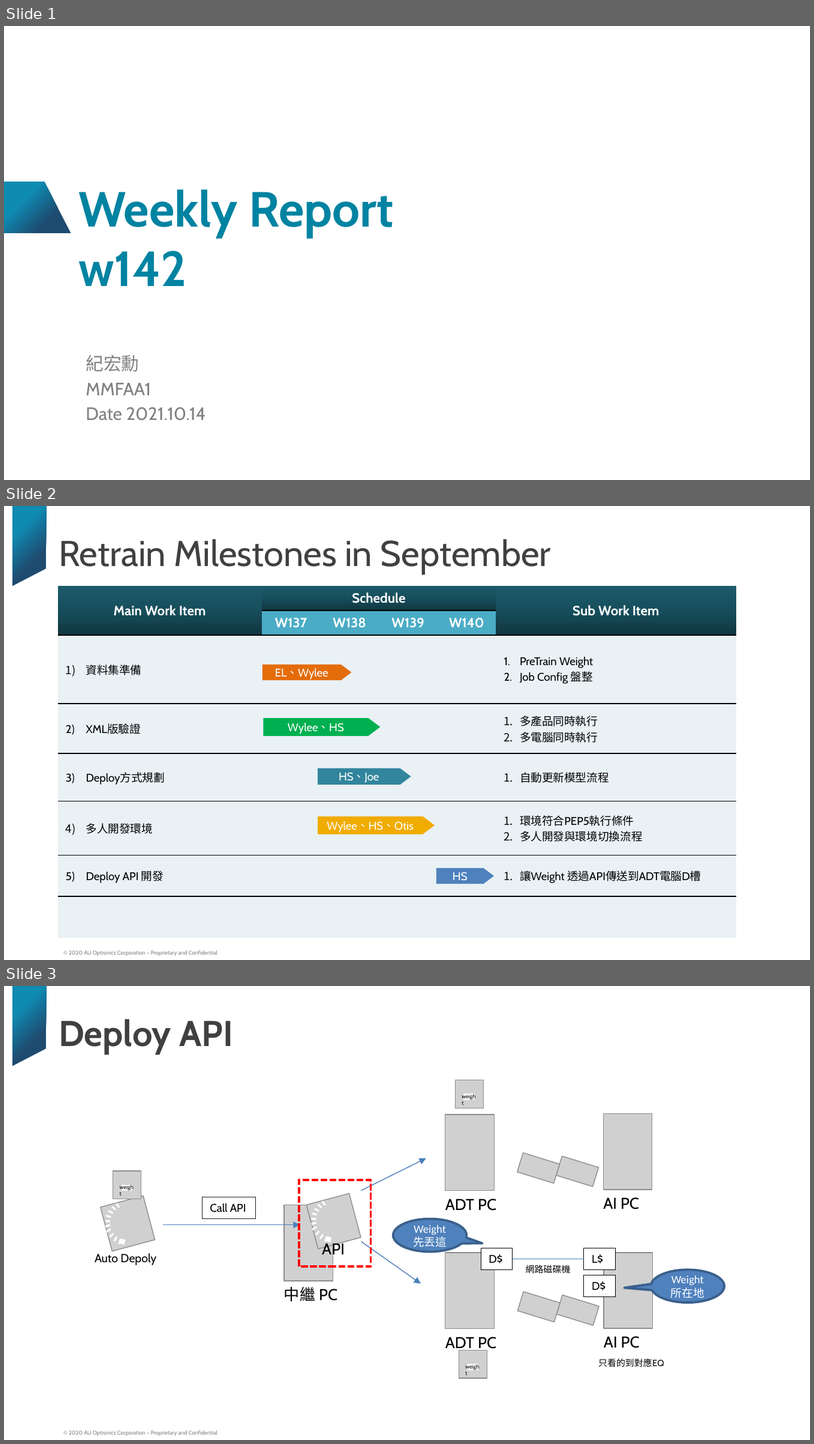
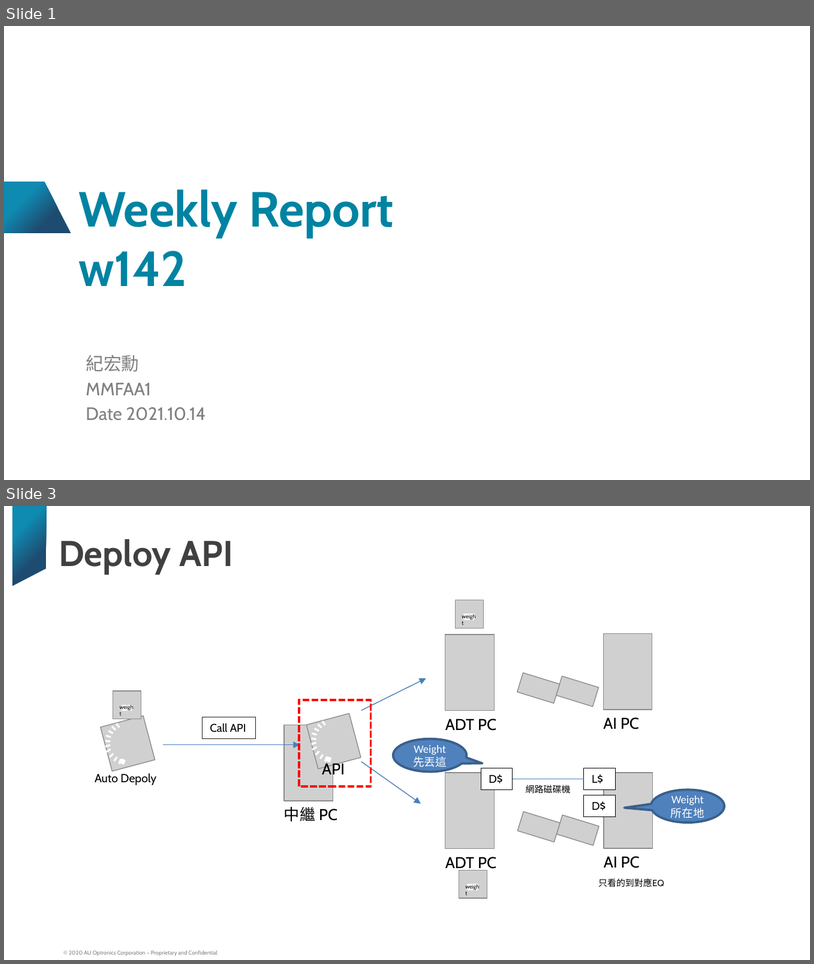
Before and after one commit to HongsyunJi/transferfile, a slide deck: HongsyunJi_weekly_report_w142.pptx. Shown one above the other, each under a label of ours: slides 1, 2 and 3 before the commit, slides 1 and 3 after it; the slides between them are not shown. The pictures are 814x1444 and 814x964 pixels, drawn with LibreOffice and Linux fonts; fonts in the diff are those of the drawing; grey boxes stand for pictures; background and template pictures are left out. Boxes give left, top, right and bottom in pixels: in the first picture for what was removed or moved away, otherwise in the second. Text is boxed around its words. In the diff, an @@ line names an element or a change of style, - is before the commit and + after.

```diff
--- a/HongsyunJi_weekly_report_w142.pptx
+++ b/HongsyunJi_weekly_report_w142.pptx
@@ slide 2 removed at (4, 506, 810, 960), background #FFFFFF; not listed: 2 template elements that a slide beside it also shows @@
@@ title removed at (59, 539, 551, 574) @@
-Retrain Milestones in September
@@ table removed at (58, 586, 738, 937), 8 rows, 6 columns @@
-Main Work Item | Schedule |  |  |  | Sub Work Item
- | W137 | W138 | W139 | W140 | 
-資料集準備 |  |  |  |  | PreTrain Weight / Job Config 盤整
-XML版驗證 |  |  |  |  | 多產品同時執行 / 多電腦同時執行
-Deploy方式規劃 |  |  |  |  | 自動更新模型流程
-多人開發環境 |  |  |  |  | 環境符合PEP5執行條件 / 多人開發與環境切換流程
-Deploy API 開發 |  |  |  |  | 讓Weight 透過API傳送到ADT電腦D槽
- |  |  |  |  | 
@@ right arrow removed at (263, 664, 353, 680) @@
-EL、Wylee
@@ right arrow removed at (264, 718, 381, 736) @@
-Wylee、HS
@@ right arrow removed at (318, 768, 411, 784) @@
-HS、Joe
@@ right arrow removed at (318, 816, 435, 834) @@
-Wylee、HS、Otis
@@ right arrow removed at (436, 868, 494, 884) @@
-HS
```
Also in this commit, not shown: 2 slides changed, 4 slides added, 3 other slides removed, 8 other files.
